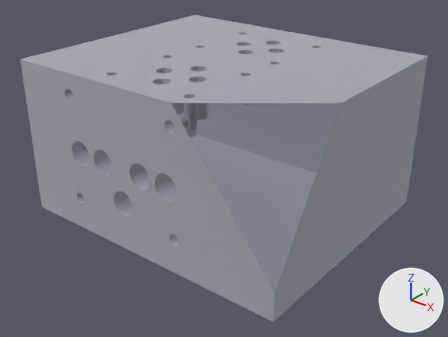
One commit to the glTF model fixtures/models/demo-block.glb: the scene before it, then after it.
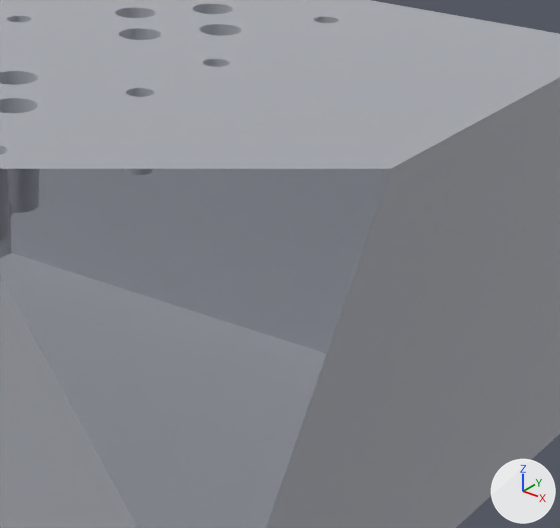
Each version appears first whole from a camera (50 mm lens) standing at (0.2232, -0.1439, 0.1416) and looking at (0.0685, 0.0495, 0.0217), and next in a close-up on the part from 43% to 90% of the width and 12% to 71% of the height. The axes (+X, +Y, +Z) are drawn at lower right. The lights are the same throughout. The last two pictures show the newer version. Everything nearer to the camera than a plane just in front of the edit is cut away. Vertices at exactly the same position are counted once.

Objects in the first close-up: 'block'.
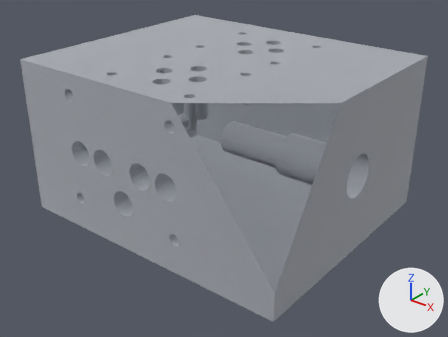
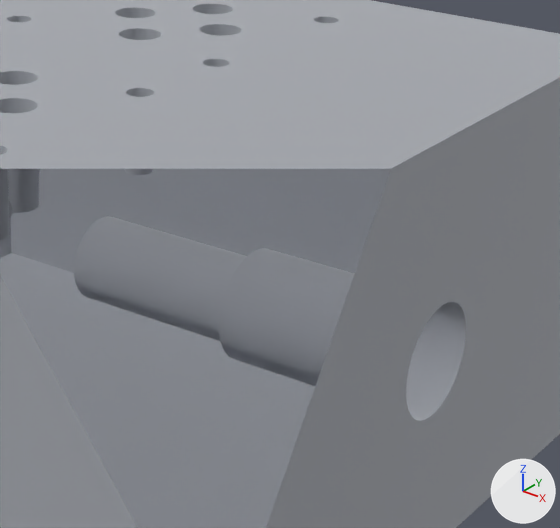
Changed parts and their boxes [x1, y1, x2, y2] in the close-ups (560 x 528 px):
part 1 of me_block, added
    after: [74, 78, 560, 528]

The change, as a list of edits to the scene's bpy script:
```text
Change me_block:
    used by ob_block; location = (0.0, 0.0, 0.0)
    remove me_block.from_pydata(...)  # 1808 vertices, 3612 faces; spans x 0.0..0.13, y 0.0..0.11, z 0.0..0.07
    add me_block.from_pydata(...)  # 2042 vertices, 4084 faces; spans x 0.0..0.13, y 0.0..0.11, z 0.0..0.07
    me_block part 1: 144 vertices added at x 0.068..0.13, y 0.046..0.064, z 0.026..0.044
    other edits to the shape of me_block do not show in these pictures
```
